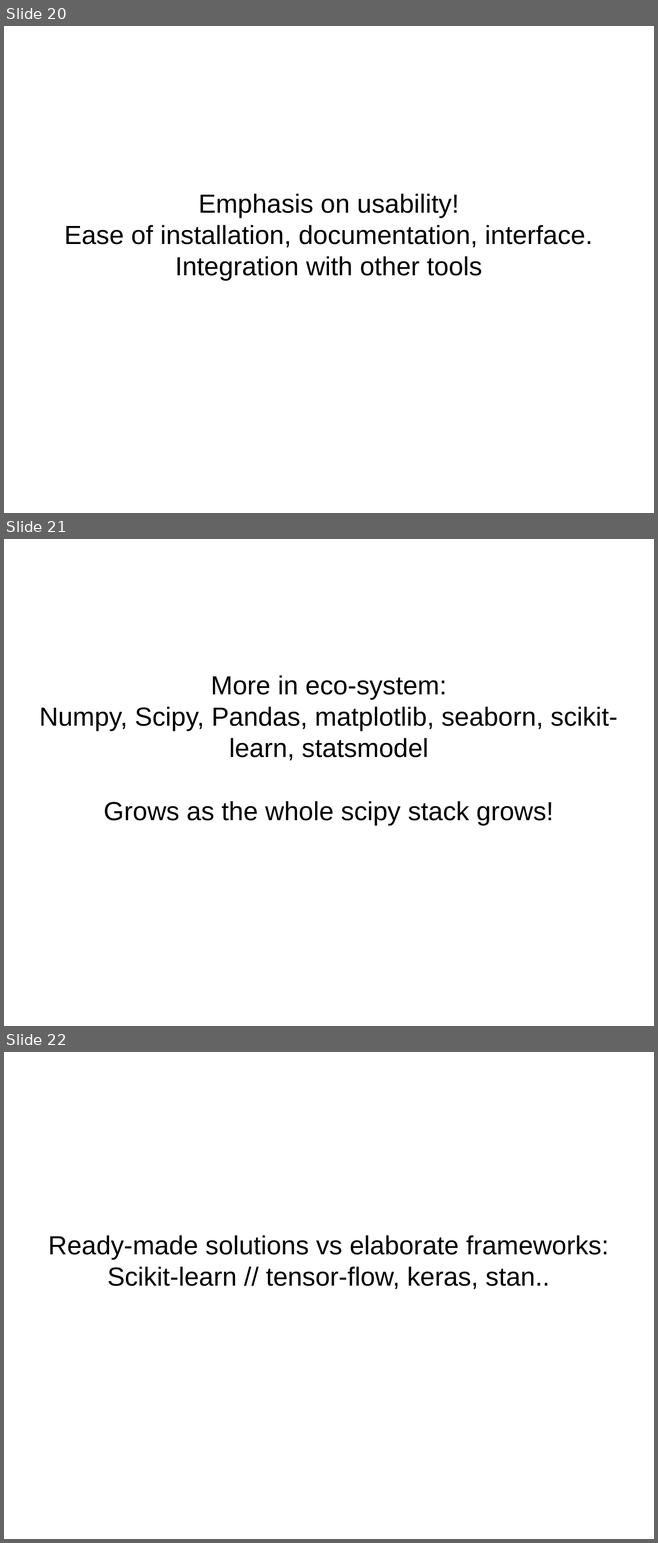
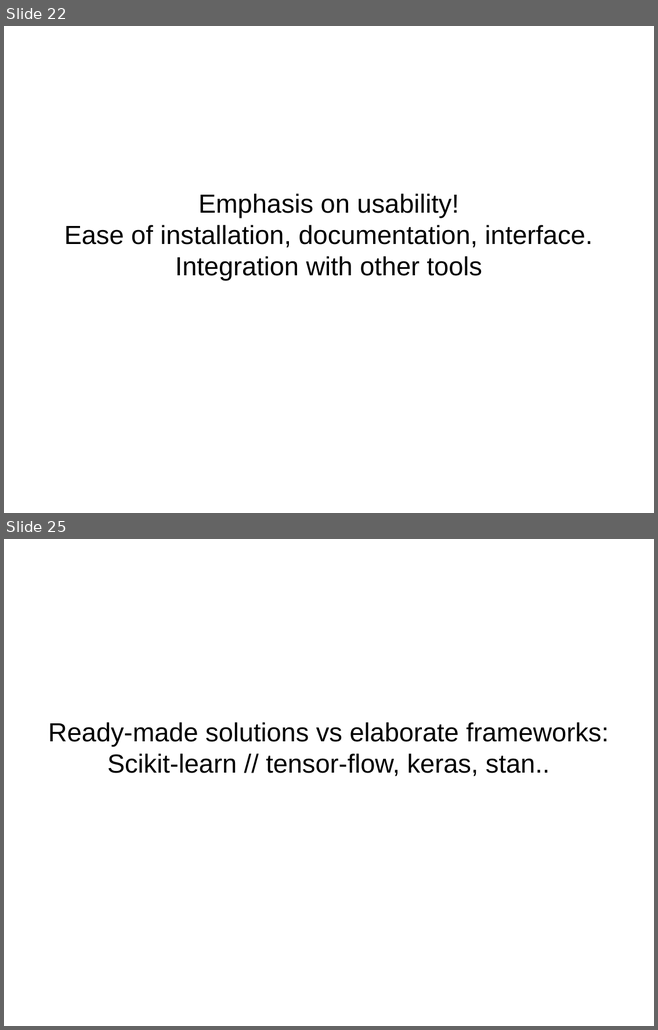
Before and after one commit to amueller/talks_odt, a slide deck: pycon_india_keynote.odp. Shown one above the other, each under a label of ours: slides 20, 21 and 22 before the commit, slides 22 and 25 after it; the slides between them are not shown. The pictures are 658x1543 and 658x1030 pixels, drawn with LibreOffice and Linux fonts; fonts in the diff are those of the drawing. Boxes give left, top, right and bottom in pixels: in the first picture for what was removed or moved away, otherwise in the second. Text is boxed around its words. In the diff, an @@ line names an element or a change of style, - is before the commit and + after.

```diff
--- a/pycon_india_keynote.odp
+++ b/pycon_india_keynote.odp
@@ slide 21 removed at (x1=4, y1=539, x2=654, y2=1026), background #FFFFFF @@
@@ subtitle removed at (x1=39, y1=675, x2=617, y2=825) @@
-More in eco-system:
-Numpy, Scipy, Pandas, matplotlib, seaborn, scikit-learn, statsmodel
-Grows as the whole scipy stack grows!
@@ what was slide 20 is now slide 22 @@
@@ what was slide 22 is now slide 25 @@
```
Also in this commit, not shown: 5 slides changed, 17 slides added, 9 other slides removed.
